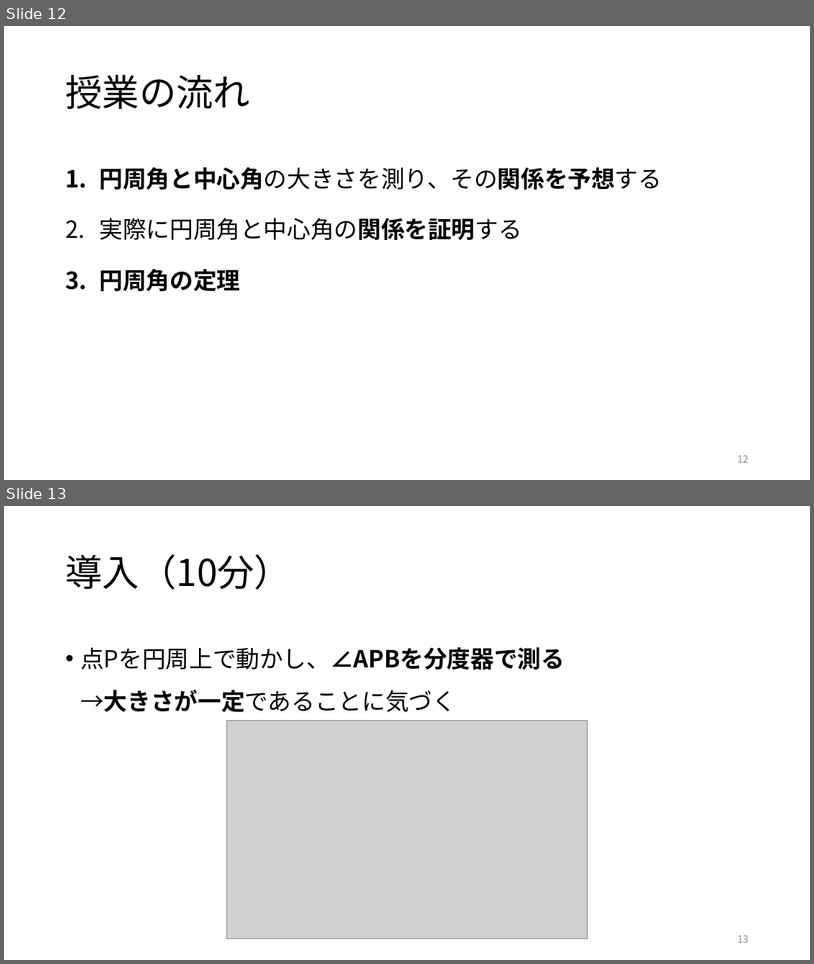
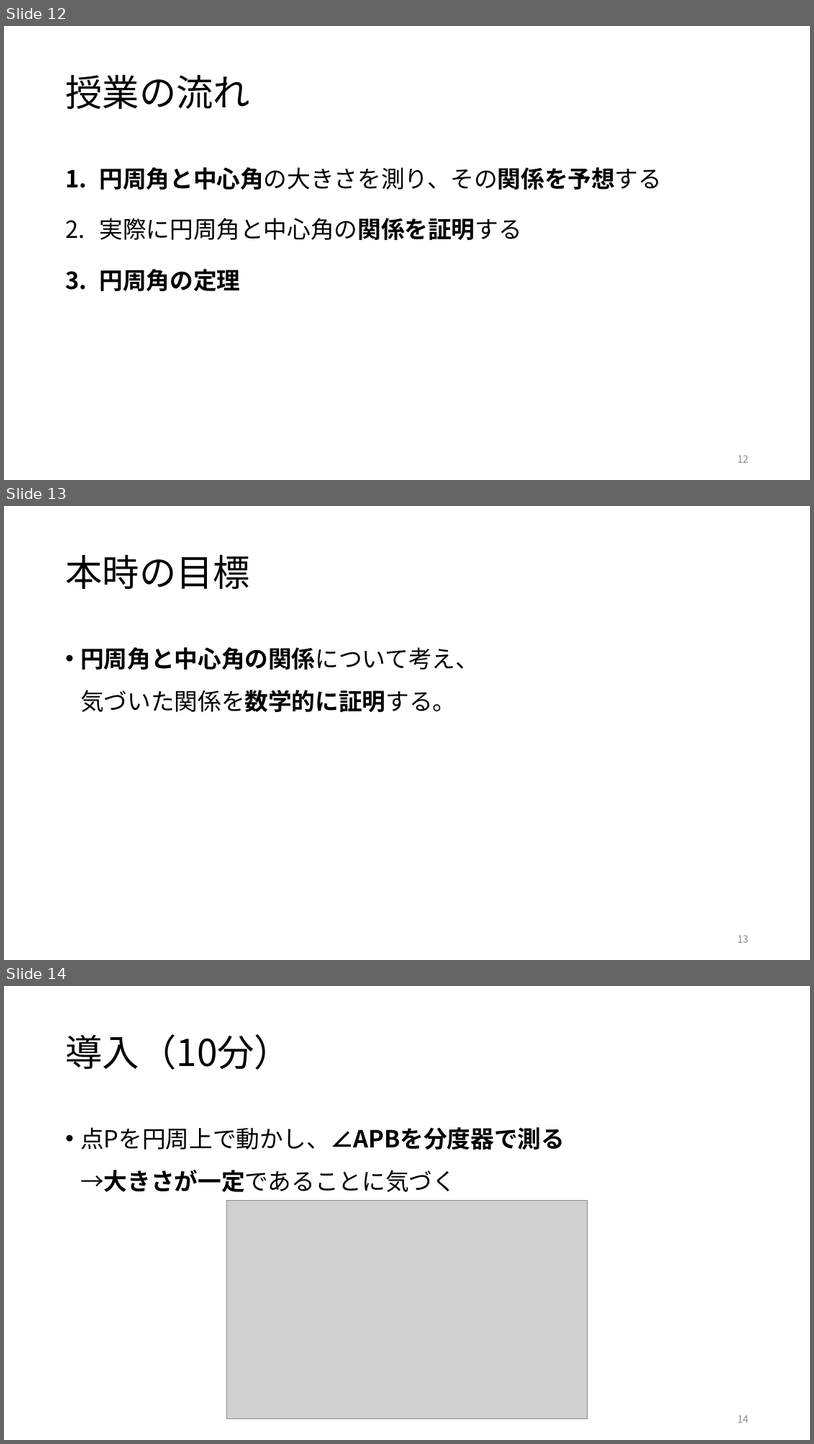
Before and after one commit to ogata222/ogata222.github.io, a slide deck: 円周角の定理_発表会用授業イメージ説明.pptx. Shown one above the other, each under a label of ours: slides 12 and 13 before the commit, slides 12, 13 and 14 after it. The pictures are 814x964 and 814x1444 pixels, drawn with LibreOffice and Linux fonts; fonts in the diff are those of the drawing; grey boxes stand for pictures. Boxes give left, top, right and bottom in pixels: in the first picture for what was removed or moved away, otherwise in the second. Text is boxed around its words. In the diff, an @@ line names an element or a change of style, - is before the commit and + after.

```diff
--- a/円周角の定理_発表会用授業イメージ説明.pptx
+++ b/円周角の定理_発表会用授業イメージ説明.pptx
@@ slide 13 added at [4, 506, 810, 960], background #FFFFFF @@
@@ title added at [65, 554, 250, 589], 44 pt, text #000000 @@
+本時の目標
@@ text added at [80, 647, 479, 712], 28 pt, text #000000 @@
+• 円周角と中心角の関係について考え、
+  気づいた関係を数学的に証明する。
@@ page number added at [738, 934, 749, 942], 12 pt, text #8C8C8C @@
+13
@@ what was slide 13 is now slide 14 @@
@@ page number at [738, 1415, 749, 1422]: text changed @@
-13
+14
```
